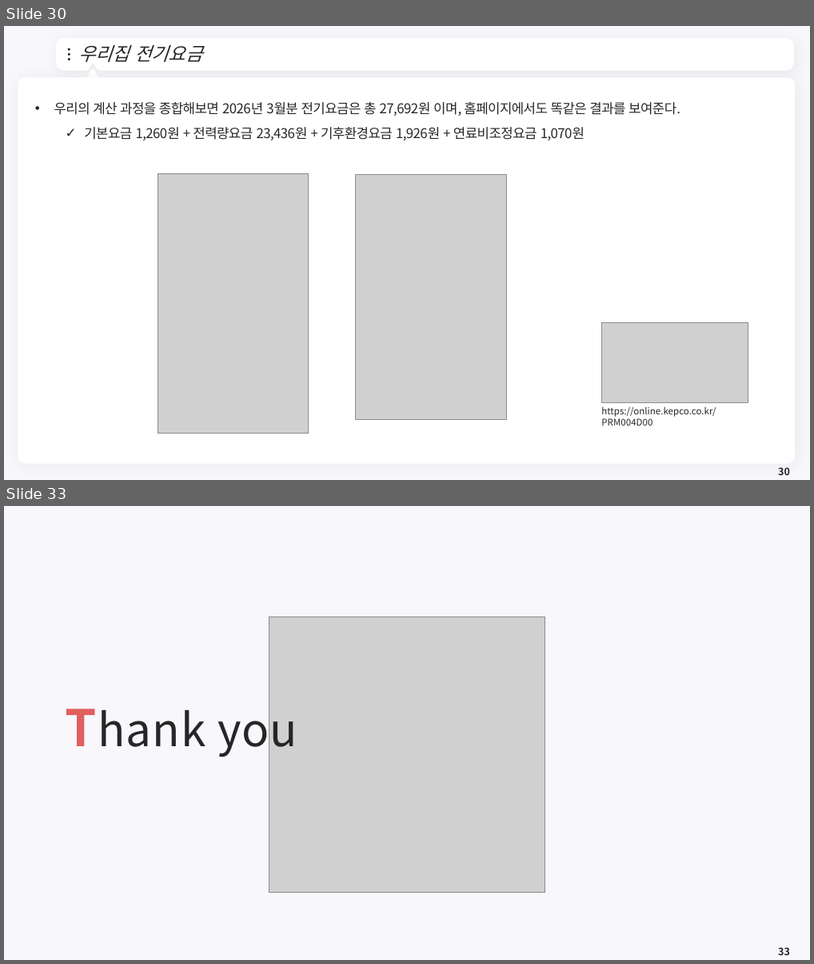
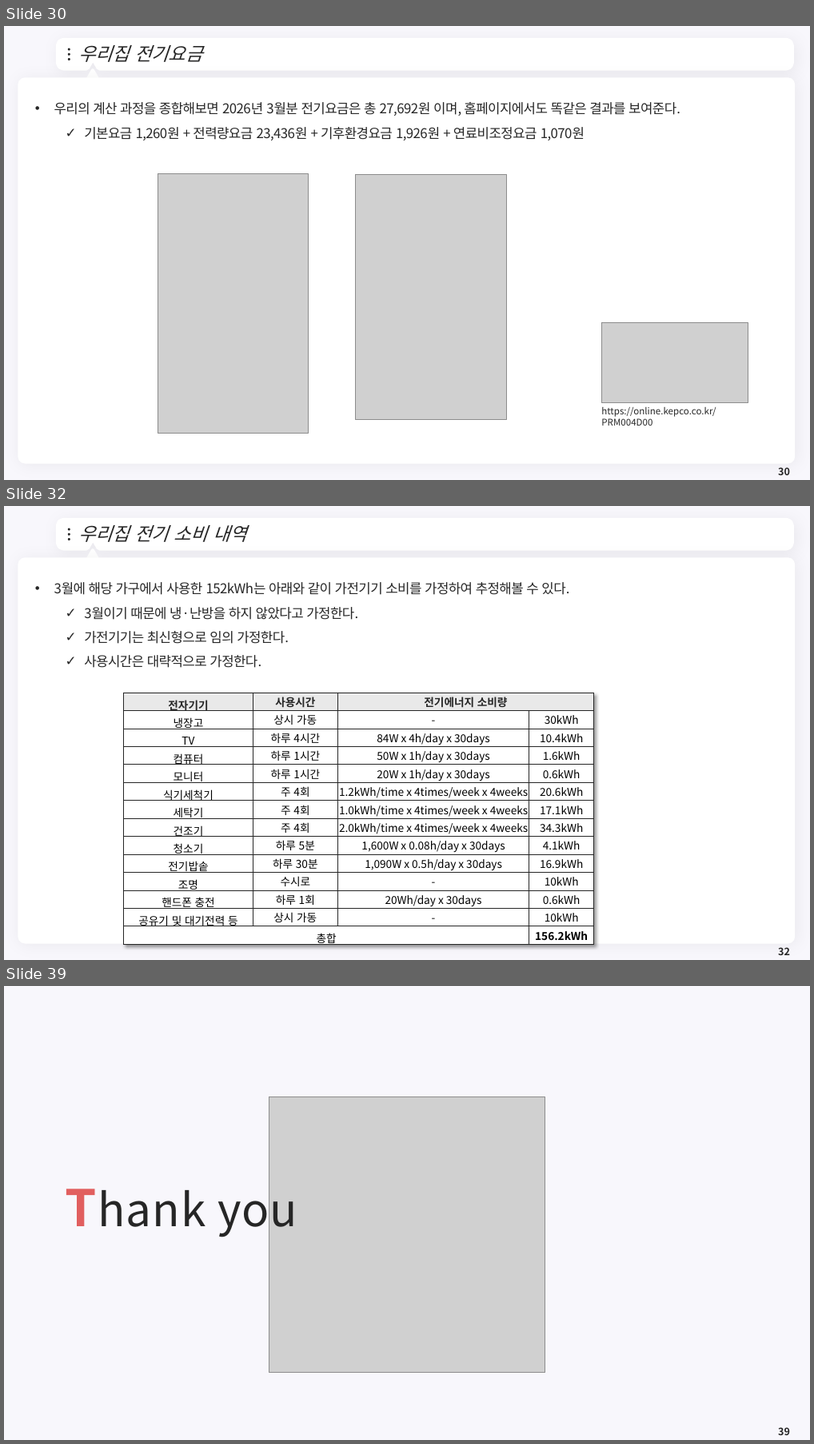
Before and after one commit to meandthey/Teaching, a slide deck: 에너지경제학/자원에너지경제학_Chapter_1.pptx. Shown one above the other, each under a label of ours: slides 30 and 33 before the commit, slides 30, 32 and 39 after it; the slides between them are not shown. The pictures are 814x964 and 814x1444 pixels, drawn with LibreOffice and Linux fonts; fonts in the diff are those of the drawing; grey boxes stand for pictures; background and template pictures are left out. Boxes give left, top, right and bottom in pixels: in the first picture for what was removed or moved away, otherwise in the second. Text is boxed around its words. In the diff, an @@ line names an element or a change of style, - is before the commit and + after.

```diff
--- a/에너지경제학/자원에너지경제학_Chapter_1.pptx
+++ b/에너지경제학/자원에너지경제학_Chapter_1.pptx
@@ slide 32 added at (4,506,810,960), background #F8F7FC; not listed: 7 template elements that a slide beside it also shows @@
@@ title added at (78,525,246,542), 22 pt, text #262626, italic @@
+우리집 전기 소비 내역
@@ text added at (54,582,570,668), 16 pt, text #262626 @@
+• 3월에 해당 가구에서 사용한 152kWh는 아래와 같이 가전기기 소비를 가정하여 추정해볼 수 있다.
+  ✓ 3월이기 때문에 냉·난방을 하지 않았다고 가정한다.
+  ✓ 가전기기는 최신형으로 임의 가정한다.
+  ✓ 사용시간은 대략적으로 가정한다.
@@ table added at (124,692,594,949), 14 rows, 4 columns @@
+전자기기 | 사용시간 | 전기에너지 소비량 | 
+냉장고 | 상시 가동 | - | 30kWh
+TV | 하루 4시간 | 84W x 4h/day x 30days | 10.4kWh
+컴퓨터 | 하루 1시간 | 50W x 1h/day x 30days | 1.6kWh
+모니터 | 하루 1시간 | 20W x 1h/day x 30days | 0.6kWh
+식기세척기 | 주 4회 | 1.2kWh/time x 4times/week x 4weeks | 20.6kWh
+세탁기 | 주 4회 | 1.0kWh/time x 4times/week x 4weeks | 17.1kWh
+건조기 | 주 4회 | 2.0kWh/time x 4times/week x 4weeks | 34.3kWh
+청소기 | 하루 5분 | 1,600W x 0.08h/day x 30days | 4.1kWh
+전기밥솥 | 하루 30분 | 1,090W x 0.5h/day x 30days | 16.9kWh
+조명 | 수시로 | - | 10kWh
+핸드폰 충전 | 하루 1회 | 20Wh/day x 30days | 0.6kWh
+공유기 및 대기전력 등 | 상시 가동 | - | 10kWh
+총합 |  |  | 156.2kWh
@@ page number added at (778,947,790,955), 12 pt, text #262626, bold @@
+32
@@ what was slide 33 is now slide 39 @@
@@ page number at (778,1427,790,1435): text changed @@
-33
+39
```
Also in this commit, not shown: 1 slide changed, 6 other slides added, 1 slide removed, 1 other file.
